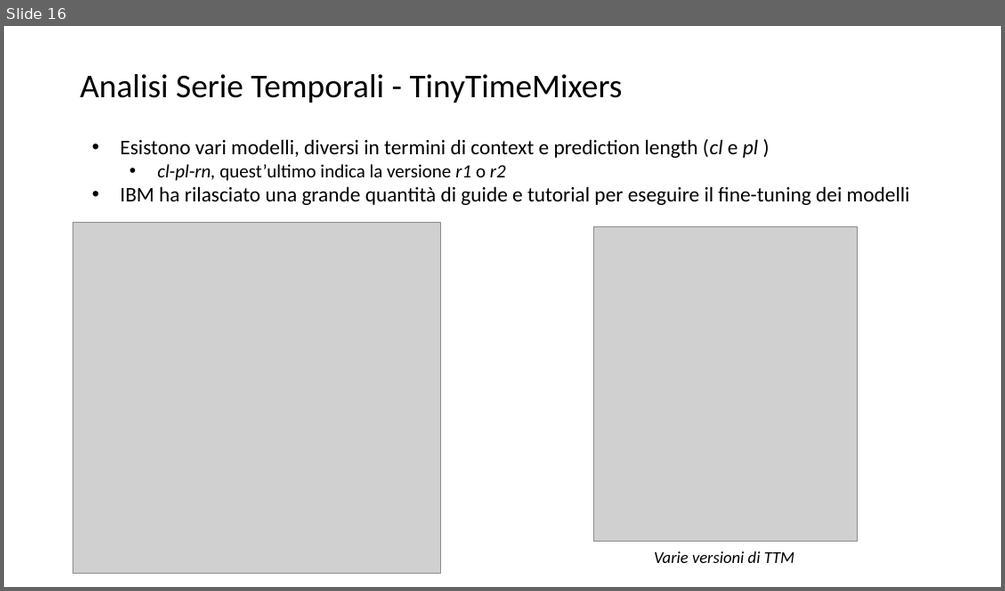
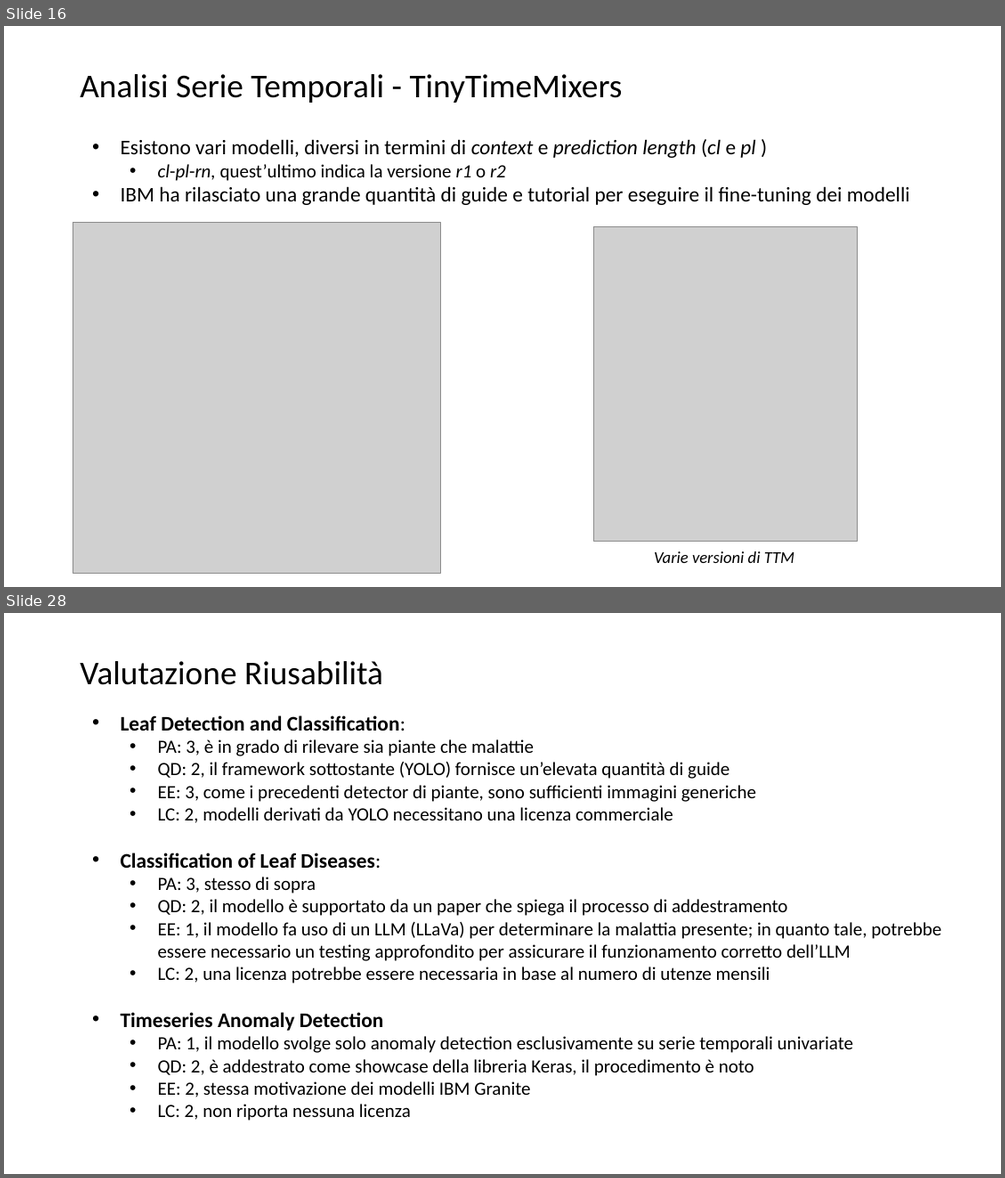
Before and after one commit to lPen88/tesi, a slide deck: presentazione.pptx. Shown one above the other, each under a label of ours: slide 16 before the commit, slides 16 and 28 after it; the slides between them are not shown. The pictures are 1005x591 and 1005x1178 pixels, drawn with LibreOffice and Linux fonts; fonts in the diff are those of the drawing; grey boxes stand for pictures. Boxes give left, top, right and bottom in pixels: in the first picture for what was removed or moved away, otherwise in the second. Text is boxed around its words. In the diff, an @@ line names an element or a change of style, - is before the commit and + after.

```diff
--- a/presentazione.pptx
+++ b/presentazione.pptx
@@ slide 28 added at (x1=4, y1=613, x2=1001, y2=1174), background #FFFFFF @@
@@ title added at (x1=80, y1=661, x2=383, y2=685), 32 pt, text #000000 @@
+Valutazione Riusabilità
@@ text added at (x1=121, y1=715, x2=941, y2=1120), 18 pt, text #000000 @@
+• Leaf Detection and Classification:
+  • PA: 3, è in grado di rilevare sia piante che malattie
+  • QD: 2, il framework sottostante (YOLO) fornisce un’elevata quantità di guide
+  • EE: 3, come i precedenti detector di piante, sono sufficienti immagini generiche
+  • LC: 2, modelli derivati da YOLO necessitano una licenza commerciale
+• Classification of Leaf Diseases:
+  • PA: 3, stesso di sopra
+  • QD: 2, il modello è supportato da un paper che spiega il processo di addestramento
+  • EE: 1, il modello fa uso di un LLM (LLaVa) per determinare la malattia presente; in quanto tale, potrebbe essere necessario un testing approfondito per assicurare il funzionamento corretto dell’LLM
+  • LC: 2, una licenza potrebbe essere necessaria in base al numero di utenze mensili
+• Timeseries Anomaly Detection
+  • PA: 1, il modello svolge solo anomaly detection esclusivamente su serie temporali univariate
+  • QD: 2, è addestrato come showcase della libreria Keras, il procedimento è noto
+  • EE: 2, stessa motivazione dei modelli IBM Granite
+  • LC: 2, non riporta nessuna licenza
@@ slide 16 changed as well @@
@@ text at (x1=121, y1=139, x2=755, y2=158): italic on in "context prediction length" @@
```
Also in this commit, not shown: 5 other slides changed, 15 other slides added.
